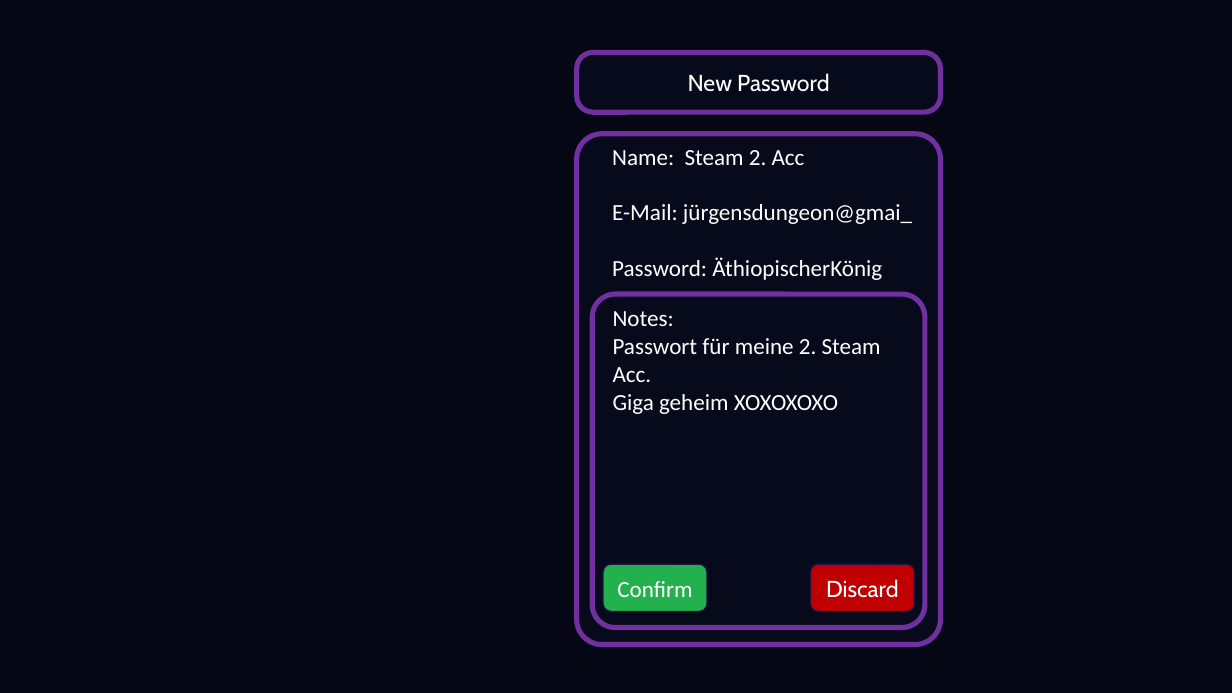
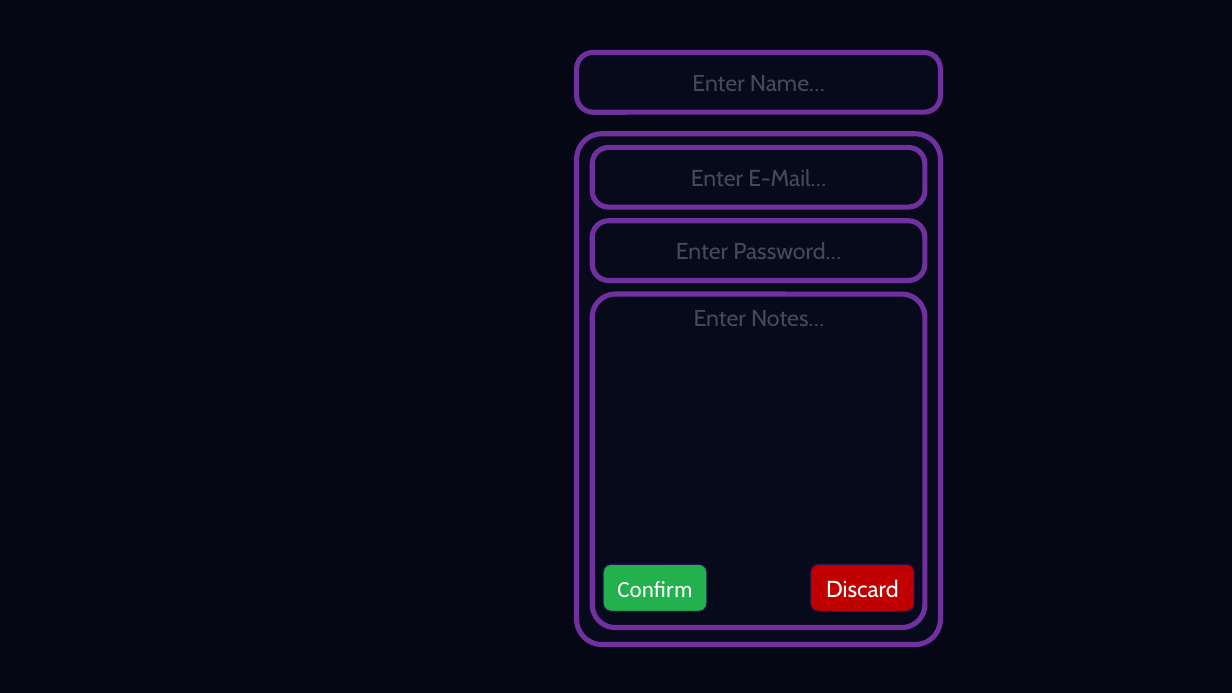
Before and after one commit to susManager/concepts, a slide deck: slide 1 of layout/layout_add_screen.pptx. Drawn at 1232x693 pixels with LibreOffice and Linux fonts; fonts in the diff are those of the drawing. Boxes give left, top, right and bottom in pixels: in the first picture for what was removed or moved away, otherwise in the second. Text is boxed around its words. In the diff, an @@ line names an element or a change of style, - is before the commit and + after.

```diff
--- a/layout/layout_add_screen.pptx
+++ b/layout/layout_add_screen.pptx
@@ text at [692,75,825,91]: text changed; text colour #FFFFFF to #FFFFFF at 25% opacity @@
-New Password
+Enter Name…
@@ rounded rectangle added at [592,148,925,208], fill #070A1B, outline #7030A0 4 pt, 18 pt, text #FFFFFF at 25% opacity @@
+Enter E-Mail…
@@ text removed at [612,150,912,280] @@
-Name: Steam 2. Acc
-E-Mail: jürgensdungeon@gmai_
-Password: ÄthiopischerKönig
@@ rounded rectangle added at [592,221,925,281], fill #070A1B, outline #7030A0 4 pt, 18 pt, text #FFFFFF at 25% opacity @@
+Enter Password…
@@ text at [694,310,824,326]: text changed; font Calibri to Cabin; text colour #FFFFFF to #FFFFFF at 25% opacity @@
-Notes:
-Passwort für meine 2. Steam Acc.
-Giga geheim XOXOXOXO
+Enter Notes…
```
